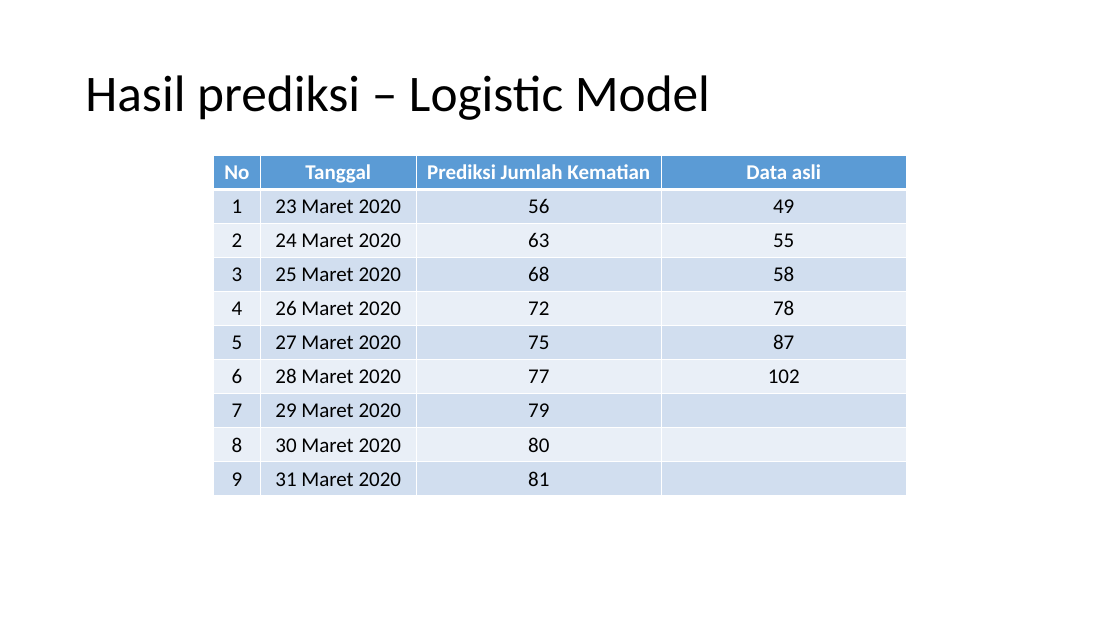
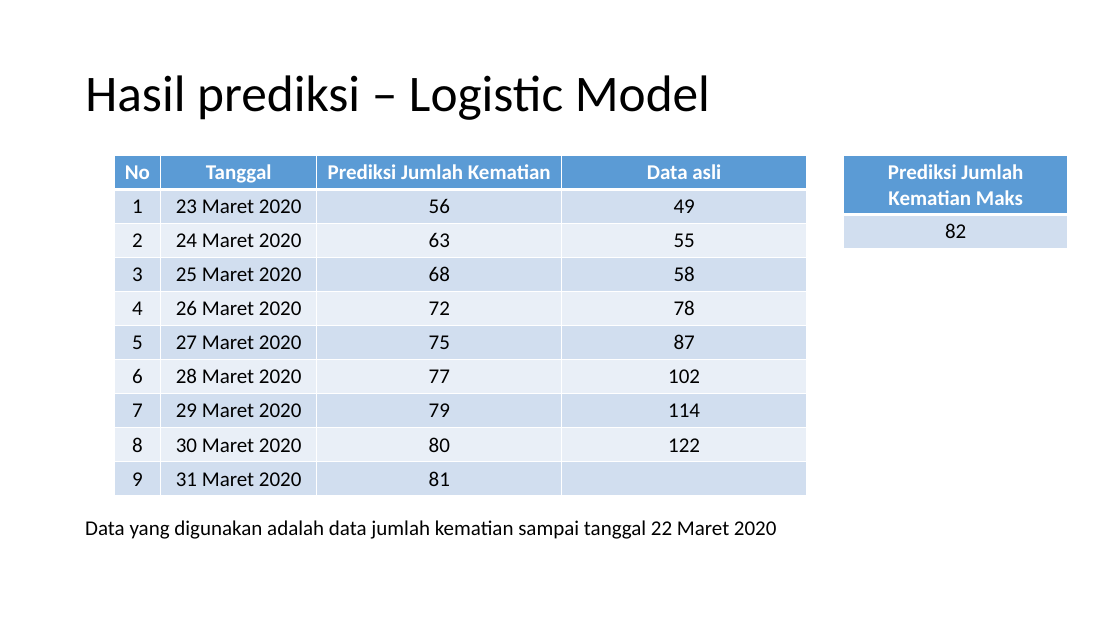
Before and after one commit to andreasnovian/IF5175-ADB-Covid19, a slide deck: slide 6 of PPT-ADB-Predicting Covid19 death cases in Indonesia.pptx. Drawn at 1120x630 pixels with LibreOffice and Linux fonts; fonts in the diff are those of the drawing. Boxes give left, top, right and bottom in pixels: in the first picture for what was removed or moved away, otherwise in the second. Text is boxed around its words. In the diff, an @@ line names an element or a change of style, - is before the commit and + after.

Commit message:
Update data sampai 30 Maret 2020

```diff
--- a/PPT-ADB-Predicting Covid19 death cases in Indonesia.pptx
+++ b/PPT-ADB-Predicting Covid19 death cases in Indonesia.pptx
@@ table at bbox=[114, 155, 807, 497] @@
-row 8, column 4: 
+row 8, column 4: 114
-row 9, column 4: 
+row 9, column 4: 122
@@ table: place and size @@
-table at bbox=[213, 155, 907, 497]
+table at bbox=[114, 155, 807, 497]
@@ table added at bbox=[844, 155, 1068, 249], 2 rows, 1 columns @@
+Prediksi Jumlah Kematian Maks
+82
@@ text added at bbox=[85, 520, 777, 539], 18 pt, text #000000 @@
+Data yang digunakan adalah data jumlah kematian sampai tanggal 22 Maret 2020
```
Also in this commit, not shown: 3 other slides changed, 1 slide added, 15 other files.
